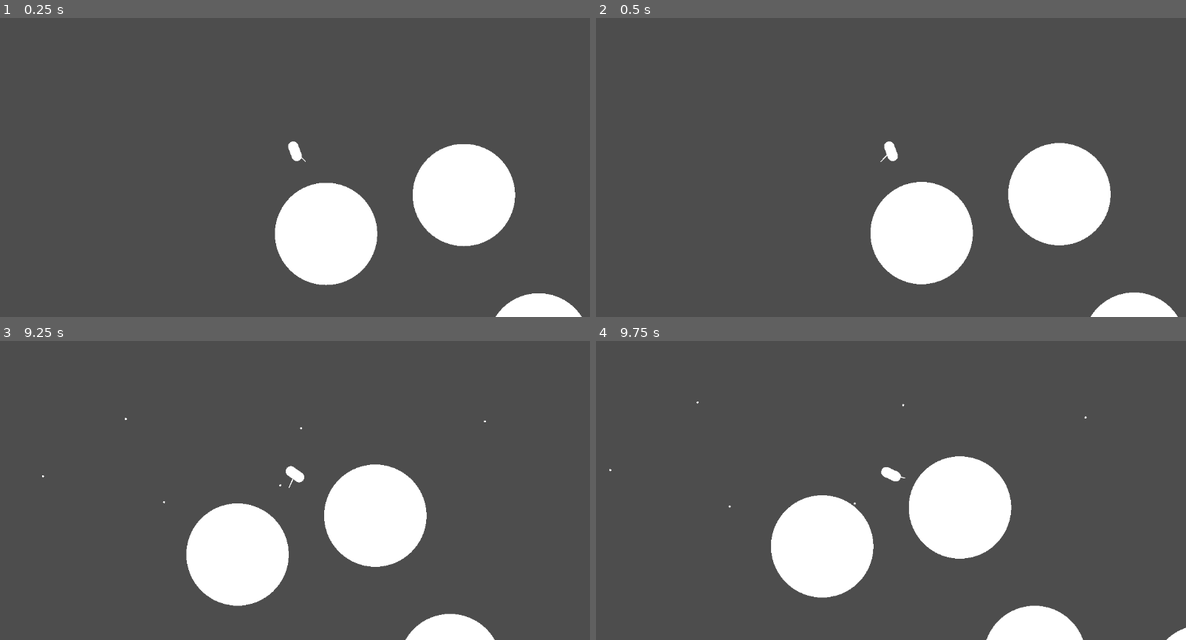
Above: before the commit, frames 1-4 (two rows, left to right).
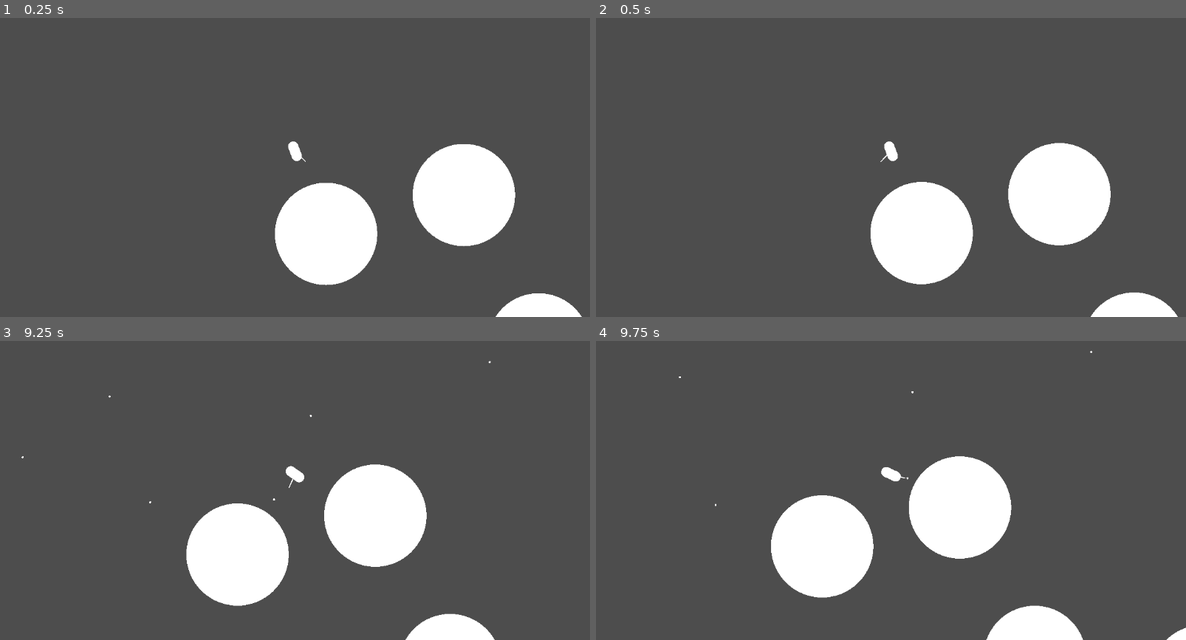
Above: after the commit, the same moments.

Repository: DmitrievDmitrii/asteroids
Game: Godot game, scene res://main.tscn
Two runs of this game, one before a commit and one after it. Both use one fixed random seed, a clock stepped at 60 frames per second and the inputs below.
Inputs (mouse positions are in pixels of both pictures, inside the frame that each line leads up to):
- Up to frame 1 (0.25 s): no input
- Up to frame 2 (0.5 s): no input
- Up to frame 3 (9.25 s): move the mouse to (424, 457) at 0.52 s; hold D (move_right) 0.53-1.28 s; tap Alt (jetpack) every 0.75 s from 0.6 to 8.85 s; click (424, 457) at 0.67 s; tap Space (jump) at 0.77, 1.52, 3.02, 3.77, 4.52, 6.02, 6.77, 7.52, 9.02 s; move the mouse to (177, 490) at 1.27 s; hold S (move_down) 1.28-2.03 s; click (177, 490) at 1.42 s; move the mouse to (354, 400) at 2.02 s; hold D (move_right) 2.03-2.78 s; click (354, 400) at 2.17 s; move the mouse to (265, 541) at 2.77 s; hold W (move_up) 2.78-3.53 s; click (265, 541) at 2.92 s; move the mouse to (472, 523) at 3.52 s; hold A (move_left) 3.53-5.03 s; click (472, 523) at 3.67 s; move the mouse to (118, 424) at 4.27 s; click (118, 424) at 4.42 s; move the mouse to (324, 475) at 5.02 s; hold S (move_down) 5.03-5.78 s; click (324, 475) at 5.17 s; move the mouse to (206, 391) at 5.77 s; hold D (move_right) 5.78-6.53 s; click (206, 391) at 5.92 s; move the mouse to (424, 457) at 6.52 s; hold W (move_up) 6.53-7.28 s; click (424, 457) at 6.67 s; move the mouse to (177, 490) at 7.27 s; hold D (move_right) 7.28-8.03 s; click (177, 490) at 7.42 s; move the mouse to (354, 400) at 8.02 s; hold S (move_down) 8.03-8.78 s; click (354, 400) at 8.17 s; move the mouse to (265, 541) at 8.77 s; hold A (move_left) from 8.78 s (still down); click (265, 541) at 8.92 s
- Up to frame 4 (9.75 s): move the mouse to (1068, 523) at 9.52 s; release A (move_left) at 9.53 s; hold W (move_up) from 9.53 s (still down); tap Alt (jetpack) at 9.6 s; click (1068, 523) at 9.67 s

Frames 1-2 are identical in both runs. In frame 3, less than 0.1% of the frame differs, in the area x 3-84%, y 6-55%; in frame 4, less than 0.1%.

Commit message:
shoot from the end of a gun

Diff:
--- a/player/gun.tscn
+++ b/player/gun.tscn
@@ -11,3 +11,6 @@
 position = Vector2(0, -1.4)
 scale = Vector2(0.2, 1.6)
 mesh = SubResource("CapsuleMesh_al3m6")
+
+[node name="shootingPoint" type="Marker2D" parent="MeshInstance2D"]
+position = Vector2(0, -1)
--- a/player/player.gd
+++ b/player/player.gd
@@ -27,7 +27,7 @@
 			print(self.position)
 			var bullet = load("res://player/bullet.tscn").instantiate()
 			get_parent().add_child(bullet)
-			bullet.global_position = global_position
+			bullet.global_position = $gun/MeshInstance2D/shootingPoint.global_position
 			bullet.velocity = (get_global_mouse_position() - global_position).normalized()*100
 
 func _physics_process(delta):
